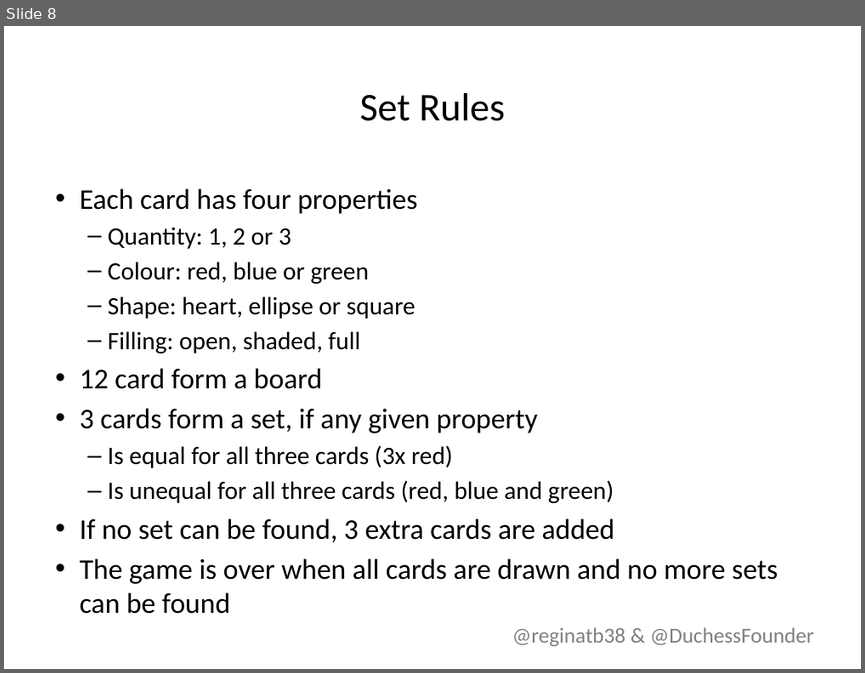
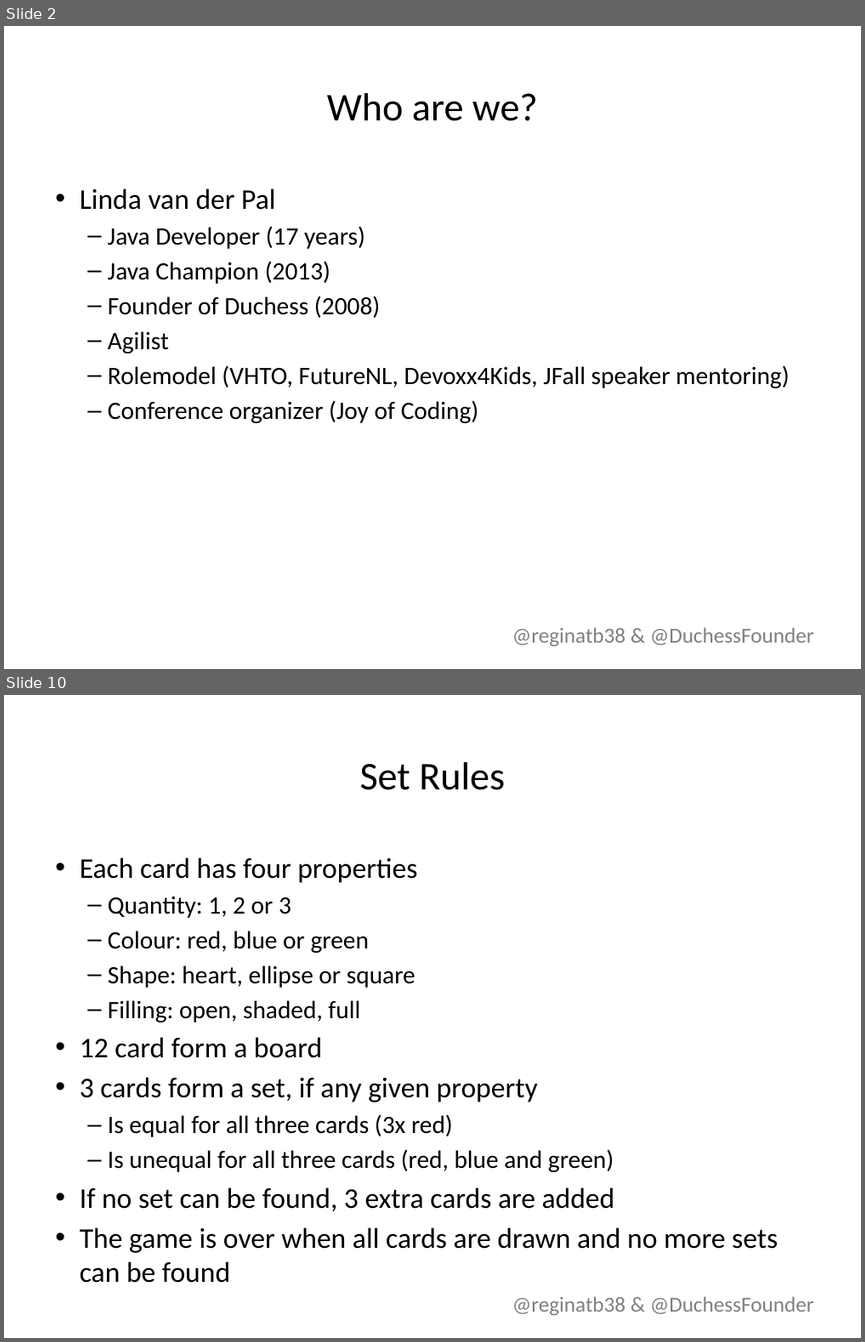
Before and after one commit to lvdpal/microservices, a slide deck: presentation/Presentation.pptx. Shown one above the other, each under a label of ours: slide 8 before the commit, slides 2 and 10 after it; the slides between them are not shown. The pictures are 865x673 and 865x1342 pixels, drawn with LibreOffice and Linux fonts; fonts in the diff are those of the drawing; background and template pictures are left out. Boxes give left, top, right and bottom in pixels: in the first picture for what was removed or moved away, otherwise in the second. Text is boxed around its words. In the diff, an @@ line names an element or a change of style, - is before the commit and + after.

```diff
--- a/presentation/Presentation.pptx
+++ b/presentation/Presentation.pptx
@@ slide 2 added at (4,26,861,669), background #FFFFFF; not listed: 1 template element that a slide beside it also shows @@
@@ title added at (327,93,538,121), 33 pt, text #000000 @@
+Who are we?
@@ text added at (80,188,789,423), 21 pt, text #000000 @@
+• Linda van der Pal
+  – Java Developer (17 years)
+  – Java Champion (2013)
+  – Founder of Duchess (2008)
+  – Agilist
+  – Rolemodel (VHTO, FutureNL, Devoxx4Kids, JFall speaker mentoring)
+  – Conference organizer (Joy of Coding)
@@ what was slide 8 is now slide 10 @@
```
Also in this commit, not shown: 3 slides changed, 7 other slides added, 4 slides removed, 1 other file.
